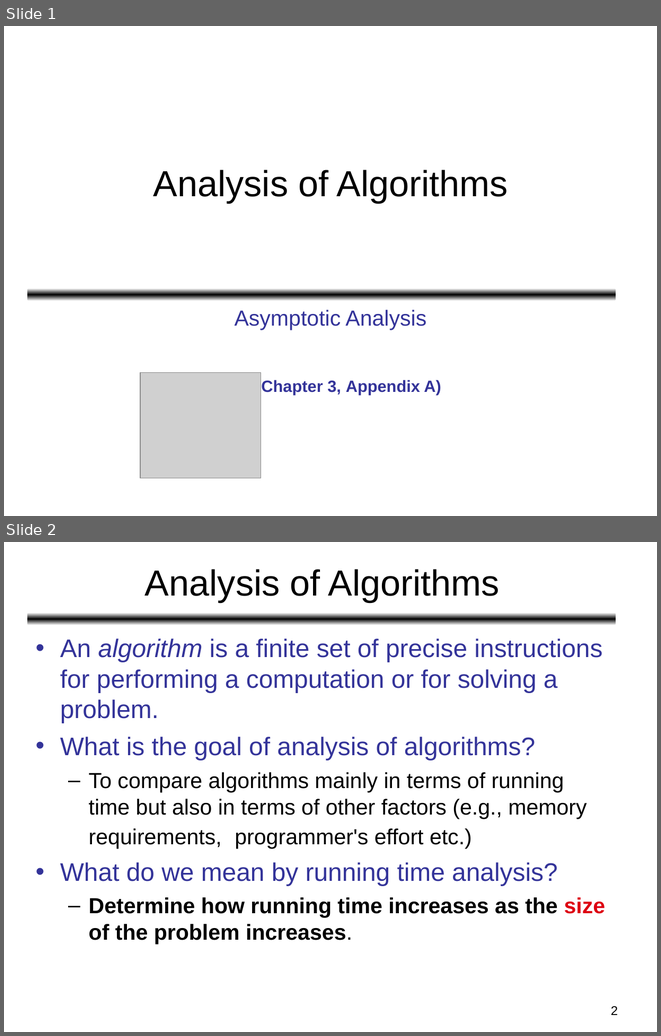
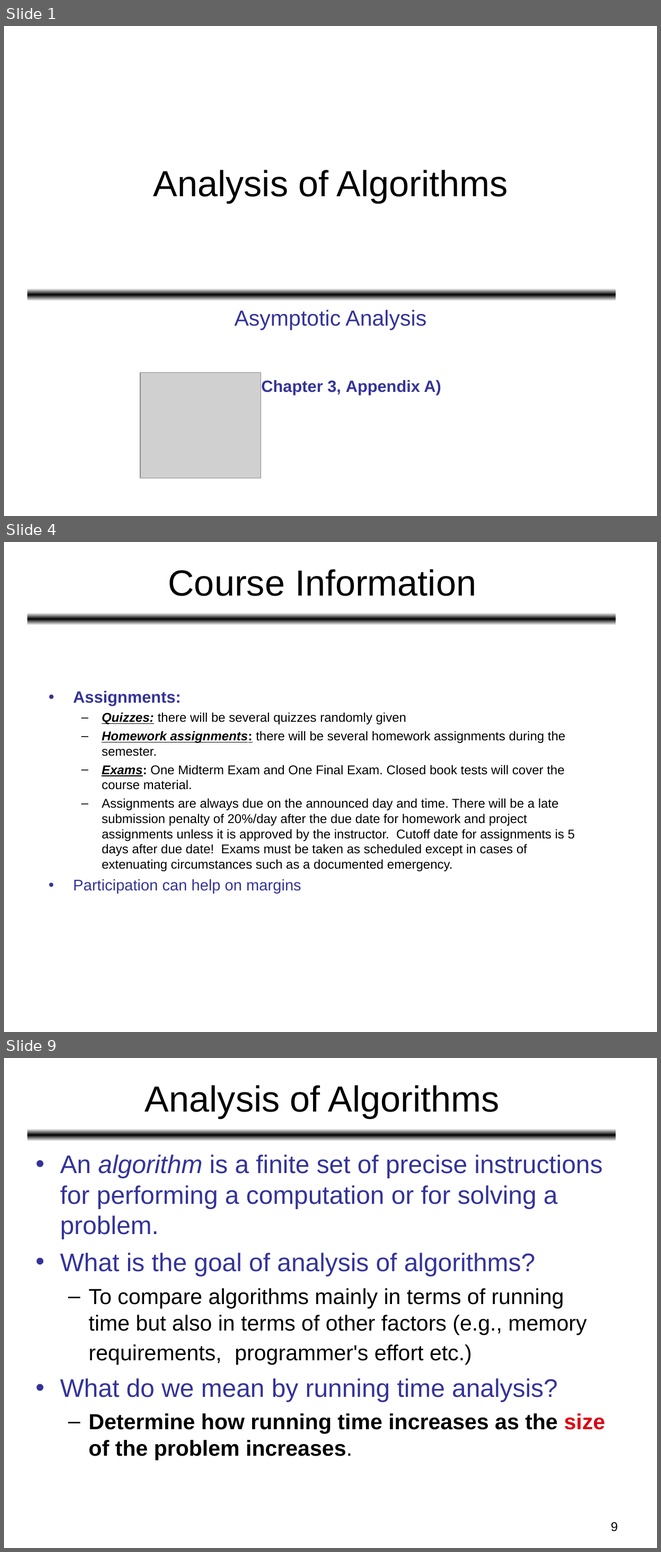
Before and after one commit to HatimAlsuwat/HatimAlsuwat.github.io, a slide deck: algorithms/Lecture 1.ppt. Shown one above the other, each under a label of ours: slides 1 and 2 before the commit, slides 1, 4 and 9 after it; the slides between them are not shown. The pictures are 661x1036 and 661x1552 pixels, drawn with LibreOffice and Linux fonts; fonts in the diff are those of the drawing; grey boxes stand for pictures. Boxes give left, top, right and bottom in pixels: in the first picture for what was removed or moved away, otherwise in the second. Text is boxed around its words. In the diff, an @@ line names an element or a change of style, - is before the commit and + after.

```diff
--- a/algorithms/Lecture 1.ppt
+++ b/algorithms/Lecture 1.ppt
@@ slide 4 added at [4, 542, 657, 1032], background #FFFFFF; not listed: 1 template element that a slide beside it also shows @@
@@ title added at [168, 569, 476, 596], 40 pt, text #000000 @@
+Course Information
@@ text added at [73, 690, 575, 893], 14 pt, text #000000 @@
+• Assignments:
+  – Quizzes: there will be several quizzes randomly given
+  – Homework assignments: there will be several homework assignments during the semester.
+  – Exams: One Midterm Exam and One Final Exam. Closed book tests will cover the course material.
+  – Assignments are always due on the announced day and time. There will be a late submission penalty of 20%/day after the due date for homework and project assignments unless it is approved by the instructor. Cutoff date for assignments is 5 days after due date! Exams must be taken as scheduled except in cases of extenuating circumstances such as a documented emergency.
+• Participation can help on margins
@@ what was slide 2 is now slide 9 @@
@@ page number at [611, 1522, 618, 1531]: text changed @@
-2
+9
```
Also in this commit, not shown: 6 other slides added, 1 other file.
